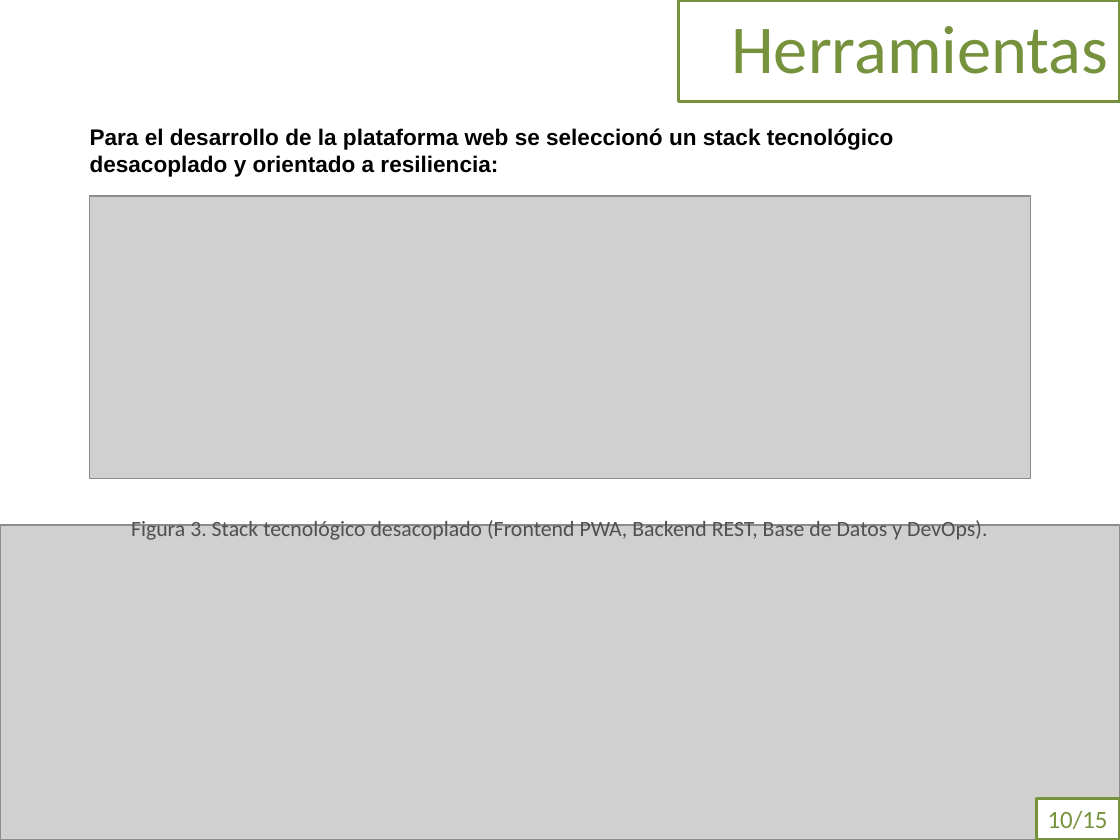
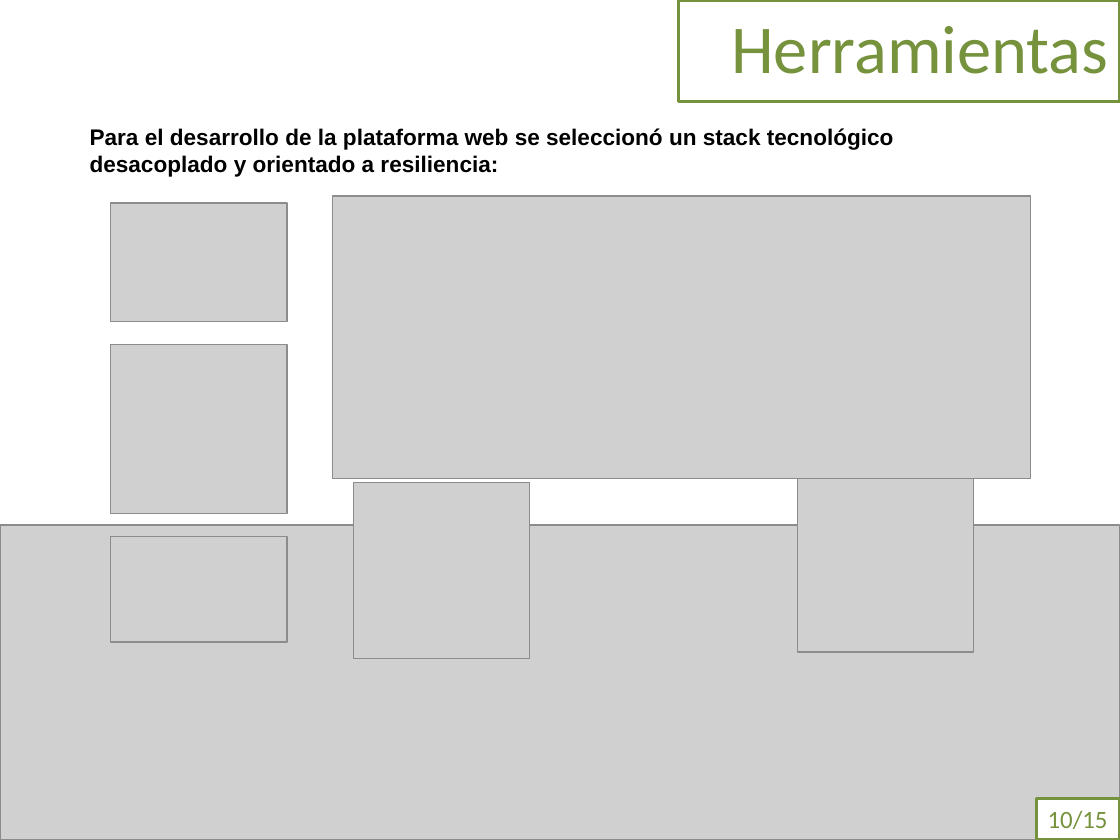
Before and after one commit to mauricionlz2018-tech/Redes-GPON-FTTx, a slide deck: slide 10 of docs/PRESENTACION_AVANCE_RESIDENCIA_GPON_FINAL.pptx. Drawn at 1120x840 pixels with LibreOffice and Linux fonts; fonts in the diff are those of the drawing; grey boxes stand for pictures. Boxes give left, top, right and bottom in pixels: in the first picture for what was removed or moved away, otherwise in the second. Text is boxed around its words. In the diff, an @@ line names an element or a change of style, - is before the commit and + after.

```diff
--- a/docs/PRESENTACION_AVANCE_RESIDENCIA_GPON_FINAL.pptx
+++ b/docs/PRESENTACION_AVANCE_RESIDENCIA_GPON_FINAL.pptx
@@ picture added at bbox=[111, 203, 287, 321] @@
@@ picture: place and size @@
-picture at bbox=[90, 196, 1030, 478]
+picture at bbox=[333, 196, 1030, 478]
@@ picture added at bbox=[111, 344, 287, 513] @@
@@ picture added at bbox=[797, 478, 973, 652] @@
@@ picture added at bbox=[353, 483, 529, 659] @@
@@ picture added at bbox=[111, 536, 287, 642] @@
@@ text removed at bbox=[131, 518, 987, 540] @@
-Figura 3. Stack tecnológico desacoplado (Frontend PWA, Backend REST, Base de Datos y DevOps).
```
Also in this commit, not shown: 2 other slides changed, 12 other files.
